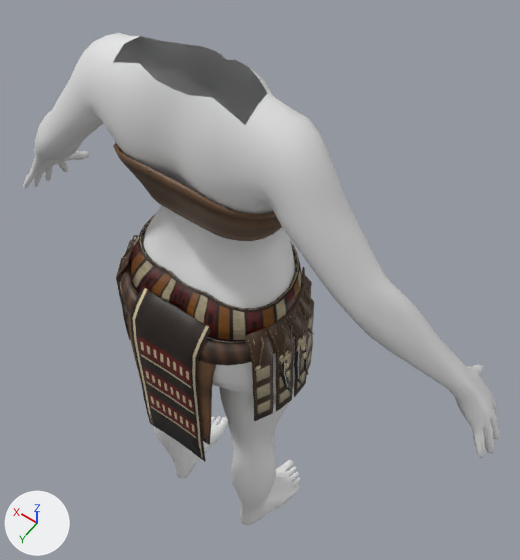
Renders of the Blender file source/reach_hide_f_v01.blend from each side of a commit.
The view is the same before and after, from a 50 mm camera at (-53.2, 59.3, 191.4) aimed at (-1.3, -13.4, 77.2). Lighting does not change. The marker at lower left points along +X, +Y and +Z. The picture after the commit comes second.

Names of what the first picture shows: 'ek2lc_f_reach_armour_01', 'ek2lc_f_reach_band_01', 'ek2lc_f_reach_hide_01', 'ek2lc_f_reach_king_01', 'female_body' and 2 more.
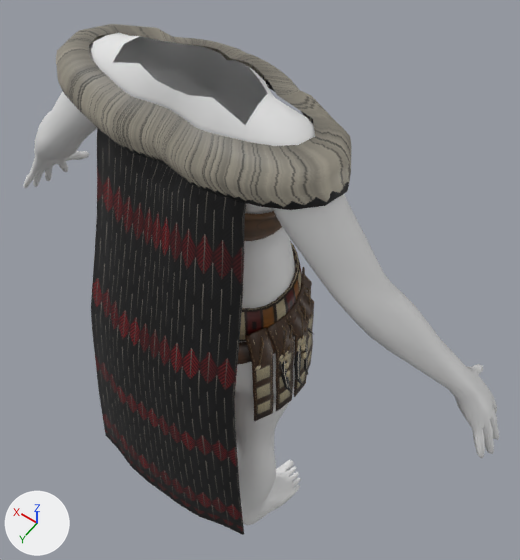
Edits to the bpy script that builds the scene:
```text
Add img_ek2lc_reach_mantle_01_diffuse:
    img_ek2lc_reach_mantle_01_diffuse = load_image('ek2lc_reach_mantle_01_diffuse', 'textures/ek2lc_reach_mantle_01_diffuse.png', 1024, 1024, 'sRGB')
Add mat_ek2lc_reach_mantle:
    mat_ek2lc_reach_mantle = principled_material('ek2lc_reach_mantle')
    mat_ek2lc_reach_mantle.texture = img_ek2lc_reach_mantle_01_diffuse
Add me_ek2lc_f_reach_mantle_01shape:
    me_ek2lc_f_reach_mantle_01shape.from_pydata(...)  # 678 vertices, 628 faces; spans x -24.1..24.1, y -13.3..21.7, z 36.2..132.0
    me_ek2lc_f_reach_mantle_01shape.polygons.foreach_set('use_smooth', [True] * 628)
    me_ek2lc_f_reach_mantle_01shape.materials.append(mat_ek2lc_reach_mantle)  # picture img_ek2lc_reach_mantle_01_diffuse
Add ob_ek2lc_f_reach_mantle_01:
    ob_ek2lc_f_reach_mantle_01 = bpy.data.objects.new('ek2lc_f_reach_mantle_01', me_ek2lc_f_reach_mantle_01shape)
    ob_ek2lc_f_reach_mantle_01.location = (0.0, 0.0, 0.0)
```

Changed parts and their boxes [x1, y1, x2, y2] in the pictures (520 x 560 px):
'ek2lc_f_reach_mantle_01', added
    after: [56, 24, 352, 535]
'ek2lc_f_reach_king_01', unchanged, covered by the edit
    before: [130, 215, 309, 462]
    after: [239, 241, 309, 394]
'ek2lc_f_reach_band_01', unchanged, covered by the edit
    before: [113, 142, 282, 241]
    after: [244, 211, 282, 241]
'ek2lc_f_reach_hide_01', unchanged, covered by the edit
    before: [121, 247, 302, 445]
    after: [238, 304, 302, 364]
